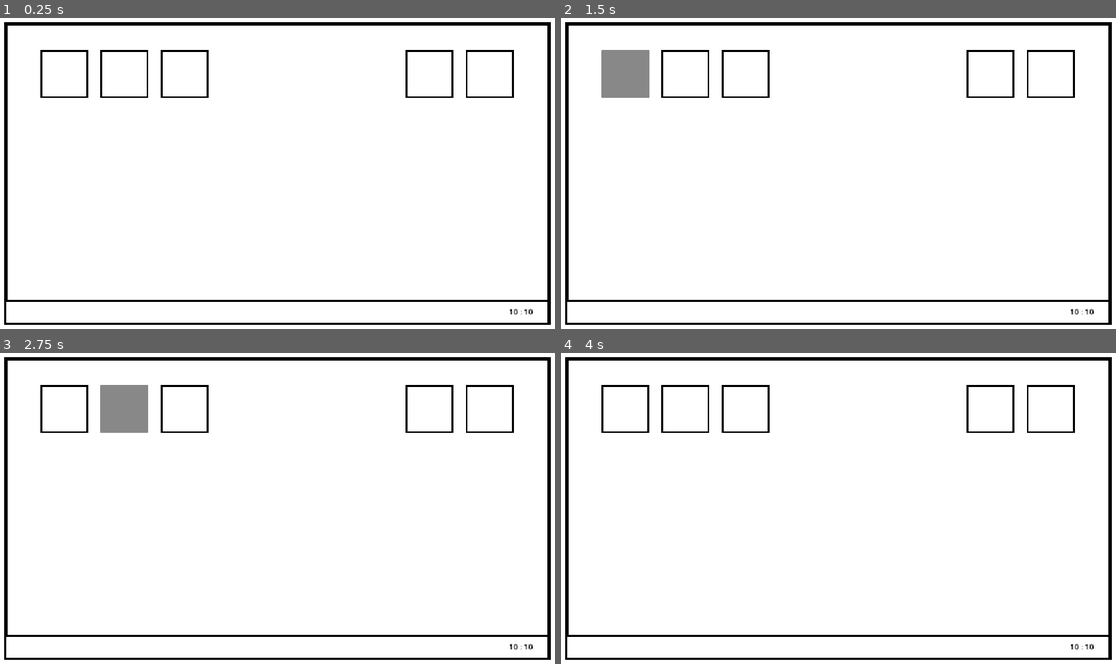
Above: before the commit, frames 1-4 (two rows, left to right).
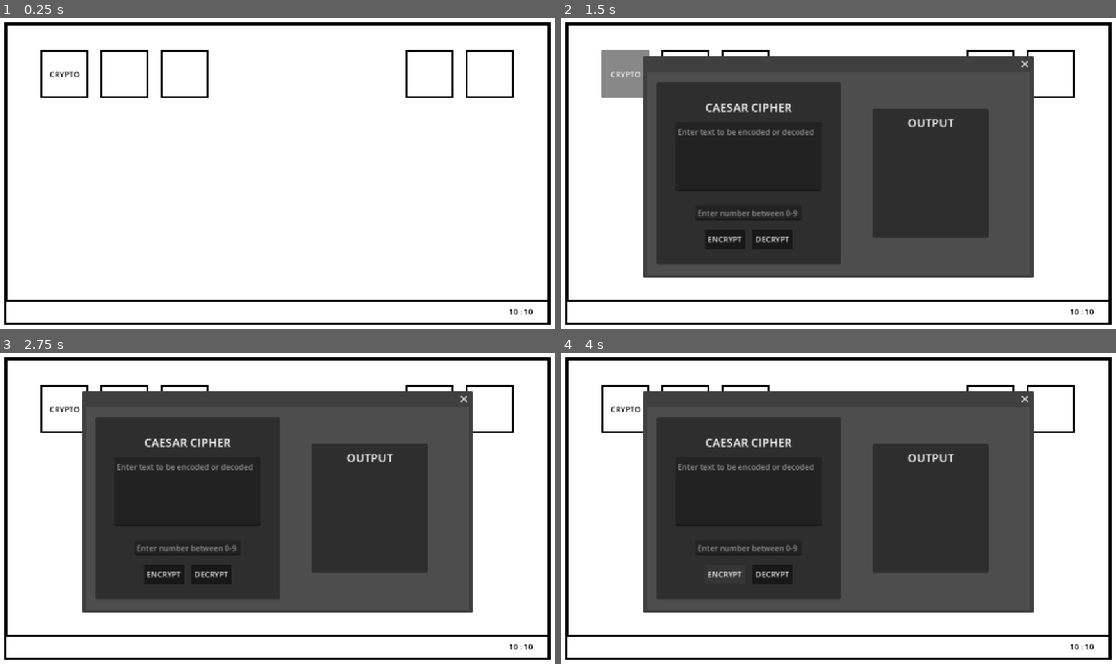
Above: after the commit, the same moments.

Repository: sandre-to/bachelor2026-frontend
Game: Godot game, scene res://scenes/desktop/desktop_environment.tscn
The game is run twice, just before and just after one commit, with the same random seed, the same clock (stepped at 60 frames per second) and the same inputs.
Inputs (mouse positions are in pixels of both pictures, inside the frame that each line leads up to):
- Up to frame 1 (0.25 s): no input
- Up to frame 2 (1.5 s): click (627, 73) at 0.52 s; click (627, 73) at 1.25 s, where only the run after the commit has a clickable "CRYPTO"
- Up to frame 3 (2.75 s): click (122, 408) at 2.02 s
- Up to frame 4 (4 s): click (744, 408) at 2.75 s; click (727, 573) at 3.5 s, where only the run after the commit has a clickable "ENCRYPT"

The runs differ from the first frame. In frame 1, less than 0.1% of the frame differs, in the area x 8-15%, y 17-19%; in frame 2, 50%; in frame 3, 50%, in the area x 8-86%, y 10-84%; in frame 4, 50%.

Commit message:
Vinduer funker tror jeg

Diff:
--- /dev/null
+++ b/assets/tools/abstract_tool.gd
@@ -0,0 +1,8 @@
+@abstract
+class_name Tool extends Control
+
+enum ToolType {
+	CRYPTOTOOL,
+	STEGANOTOOL,
+	WEBTOOL
+}
--- a/assets/tools/caesar_cipher/caesar_cipher.gd
+++ b/assets/tools/caesar_cipher/caesar_cipher.gd
@@ -1,8 +1,10 @@
-class_name CaesarCipher extends Control
+class_name CaesarCipher extends Tool
 
 @onready var text_input: TextEdit = $MainPanel/TextEdit
 @onready var shift_input: LineEdit = $MainPanel/LineEdit
 @onready var output_label: RichTextLabel = $OutputPanel/OutputLabel
+
+var tool_type: ToolType = ToolType.CRYPTOTOOL
 
 func encrypt(text: String, shift: int) -> String:
 	if text_input.text == "":
--- a/assets/tools/caesar_cipher/caesar_cipher.tscn
+++ b/assets/tools/caesar_cipher/caesar_cipher.tscn
@@ -1,6 +1,12 @@
 [gd_scene format=3 uid="uid://ixxriek6xq6m"]
 
 [ext_resource type="Script" uid="uid://sh47vmccqyde" path="res://assets/tools/caesar_cipher/caesar_cipher.gd" id="1_h2t4e"]
+
+[sub_resource type="StyleBoxFlat" id="StyleBoxFlat_h2t4e"]
+bg_color = Color(0.09620472, 0.09620475, 0.09620469, 1)
+
+[sub_resource type="Theme" id="Theme_h2t4e"]
+Button/styles/normal = SubResource("StyleBoxFlat_h2t4e")
 
 [sub_resource type="LabelSettings" id="LabelSettings_ijkx7"]
 font_size = 24
@@ -10,11 +16,14 @@
 
 [node name="CaesarCipher" type="Control" unique_id=1370531773]
 layout_mode = 3
-anchors_preset = 15
-anchor_right = 1.0
-anchor_bottom = 1.0
+anchors_preset = 8
+anchor_left = 0.5
+anchor_top = 0.5
+anchor_right = 0.5
+anchor_bottom = 0.5
 grow_horizontal = 2
 grow_vertical = 2
+theme = SubResource("Theme_h2t4e")
 script = ExtResource("1_h2t4e")
 
 [node name="MainPanel" type="Panel" parent="." unique_id=1435255109]
@@ -92,12 +101,12 @@
 theme_override_constants/separation = 14
 
 [node name="Encrypt" type="Button" parent="MainPanel/HBoxContainer" unique_id=1873083127]
-custom_minimum_size = Vector2(64, 32)
+custom_minimum_size = Vector2(84, 32)
 layout_mode = 2
 text = "ENCRYPT"
 
 [node name="Decrypt" type="Button" parent="MainPanel/HBoxContainer" unique_id=1834689157]
-custom_minimum_size = Vector2(64, 32)
+custom_minimum_size = Vector2(84, 32)
 layout_mode = 2
 text = "DECRYPT"
 
@@ -108,9 +117,9 @@
 anchor_top = 0.5
 anchor_right = 0.5
 anchor_bottom = 0.5
-offset_left = 48.0
+offset_left = 71.0
 offset_top = -134.0
-offset_right = 288.0
+offset_right = 311.0
 offset_bottom = 134.0
 grow_horizontal = 2
 grow_vertical = 2
@@ -146,5 +155,10 @@
 vertical_alignment = 1
 selection_enabled = true
 
+[node name="MarginContainer" type="MarginContainer" parent="." unique_id=2144441665]
+layout_mode = 0
+offset_right = 40.0
+offset_bottom = 40.0
+
 [connection signal="pressed" from="MainPanel/HBoxContainer/Encrypt" to="." method="_on_encrypt_pressed"]
 [connection signal="pressed" from="MainPanel/HBoxContainer/Decrypt" to="." method="_on_decrypt_pressed"]
--- a/globals/scene_manager/scene_manager.gd
+++ b/globals/scene_manager/scene_manager.gd
@@ -1 +1,10 @@
 extends Node
+
+@export var tools: Array[PackedScene]
+
+func find_tool_scene(tool: Tool.ToolType) -> PackedScene:
+	for scene in tools:
+		var instance: Tool = scene.instantiate()
+		if instance.tool_type == tool:
+			return scene
+	return null
--- a/globals/scene_manager/scene_manager.tscn
+++ b/globals/scene_manager/scene_manager.tscn
@@ -1,6 +1,8 @@
 [gd_scene format=3 uid="uid://bs5rjynbtaxhk"]
 
 [ext_resource type="Script" uid="uid://benm7d3d0qonl" path="res://globals/scene_manager/scene_manager.gd" id="1_yq64p"]
+[ext_resource type="PackedScene" uid="uid://ixxriek6xq6m" path="res://assets/tools/caesar_cipher/caesar_cipher.tscn" id="2_4fvoj"]
 
 [node name="SceneManager" type="Node" unique_id=1294782379]
 script = ExtResource("1_yq64p")
+tools = Array[PackedScene]([ExtResource("2_4fvoj")])
--- a/project.godot
+++ b/project.godot
@@ -17,6 +17,10 @@
 config/name="CTF Project"
 run/main_scene="uid://bxrsa5in13360"
 config/features=PackedStringArray("4.6", "GL Compatibility")
+
+[autoload]
+
+SceneManager="*uid://bs5rjynbtaxhk"
 
 [display]
 
--- /dev/null
+++ b/scenes/desktop/desktop_environment.gd
@@ -0,0 +1,8 @@
+class_name Desktop extends Control
+
+const WINDOW: PackedScene = preload("res://scenes/window/window.tscn")
+
+func _on_crypto_button_pressed() -> void:
+	var window := WINDOW.instantiate()
+	window.current_scene = SceneManager.find_tool_scene(Tool.ToolType.CRYPTOTOOL)
+	get_tree().current_scene.add_child(window)
--- a/scenes/desktop/desktop_environment.tscn
+++ b/scenes/desktop/desktop_environment.tscn
@@ -1,6 +1,7 @@
 [gd_scene format=3 uid="uid://bxrsa5in13360"]
 
 [ext_resource type="Theme" uid="uid://bg64qtkijul1s" path="res://scenes/desktop/desktop_theme.tres" id="1_enld1"]
+[ext_resource type="Script" uid="uid://boyuscxxnyxtc" path="res://scenes/desktop/desktop_environment.gd" id="2_bpu8p"]
 
 [sub_resource type="StyleBoxFlat" id="StyleBoxFlat_71yap"]
 bg_color = Color(1, 1, 1, 1)
@@ -26,6 +27,7 @@
 grow_horizontal = 2
 grow_vertical = 2
 theme = ExtResource("1_enld1")
+script = ExtResource("2_bpu8p")
 
 [node name="Background" type="ColorRect" parent="." unique_id=1323275562]
 layout_mode = 1
@@ -66,11 +68,13 @@
 grow_vertical = 2
 theme_override_constants/separation = 24
 
-[node name="Button" type="Button" parent="MarginContainer/Panel/Tools" unique_id=1147306848]
+[node name="CryptoButton" type="Button" parent="MarginContainer/Panel/Tools" unique_id=1147306848]
 custom_minimum_size = Vector2(100, 100)
 layout_mode = 2
 size_flags_horizontal = 0
 size_flags_vertical = 0
+theme_override_colors/font_color = Color(0, 0, 0, 1)
+text = "CRYPTO"
 
 [node name="Button2" type="Button" parent="MarginContainer/Panel/Tools" unique_id=887957376]
 custom_minimum_size = Vector2(100, 100)
@@ -150,3 +154,5 @@
 grow_vertical = 2
 text = "10 : 10"
 label_settings = SubResource("LabelSettings_enld1")
+
+[connection signal="pressed" from="MarginContainer/Panel/Tools/CryptoButton" to="." method="_on_crypto_button_pressed"]
--- /dev/null
+++ b/scenes/window/window.gd
@@ -0,0 +1,9 @@
+class_name CustomWindow extends Window
+
+var current_scene: PackedScene = null
+
+func _ready() -> void:
+	add_child(current_scene.instantiate())
+
+func _on_close_requested() -> void:
+	queue_free()
--- a/scenes/window/window.tscn
+++ b/scenes/window/window.tscn
@@ -1,19 +1,12 @@
 [gd_scene format=3 uid="uid://s46xl3ppjspc"]
 
-[ext_resource type="PackedScene" uid="uid://ixxriek6xq6m" path="res://assets/tools/caesar_cipher/caesar_cipher.tscn" id="1_72cl8"]
+[ext_resource type="Script" uid="uid://bjnp2il6arv53" path="res://scenes/window/window.gd" id="1_0osky"]
 
 [node name="Window" type="Window" unique_id=1351884654]
 oversampling_override = 1.0
-title = "Crypto Tool"
 initial_position = 1
 size = Vector2i(792, 421)
 wrap_controls = true
+script = ExtResource("1_0osky")
 
-[node name="CaesarCipher" parent="." unique_id=1370531773 instance=ExtResource("1_72cl8")]
-anchors_preset = 8
-anchor_left = 0.5
-anchor_top = 0.5
-anchor_right = 0.5
-anchor_bottom = 0.5
-offset_left = 45.0
-offset_right = 45.0
+[connection signal="close_requested" from="." to="." method="_on_close_requested"]
Not shown, added: assets/tools/abstract_tool.gd.uid
Not shown, added: scenes/desktop/desktop_environment.gd.uid
Not shown, added: scenes/window/window.gd.uid
